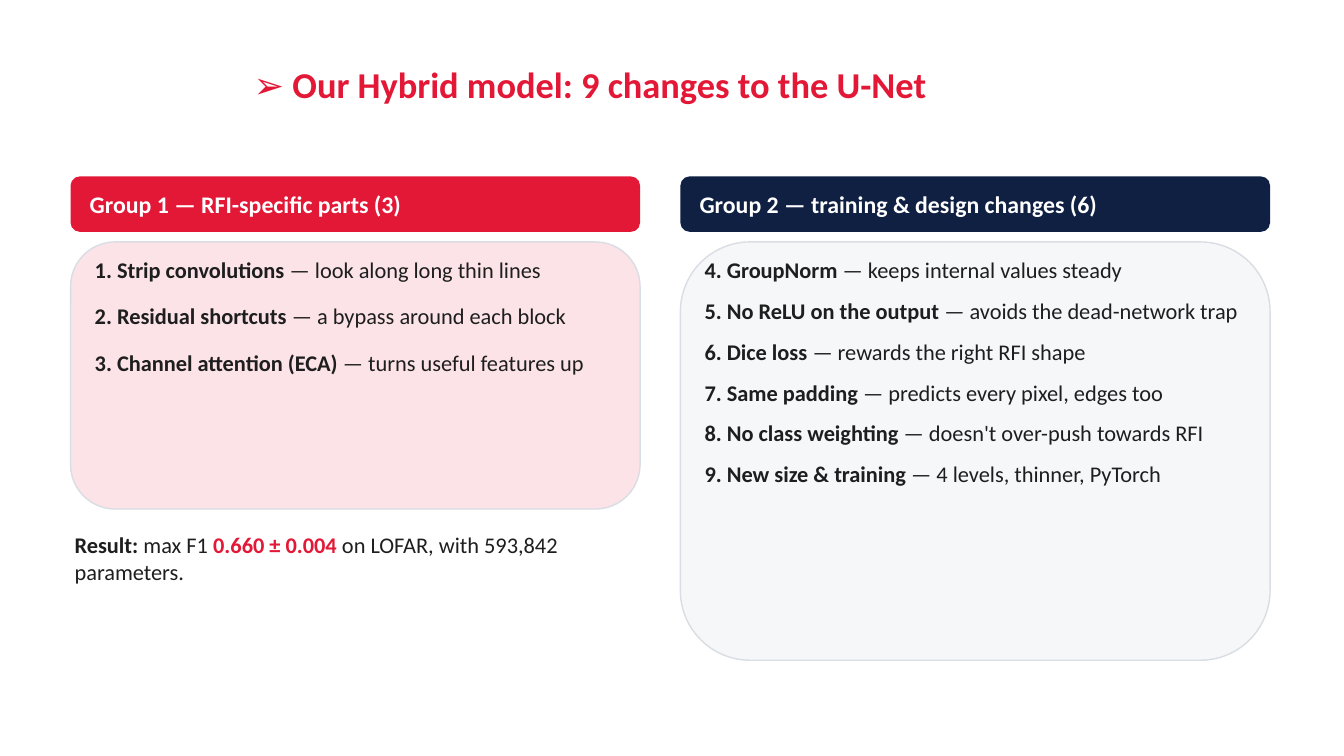
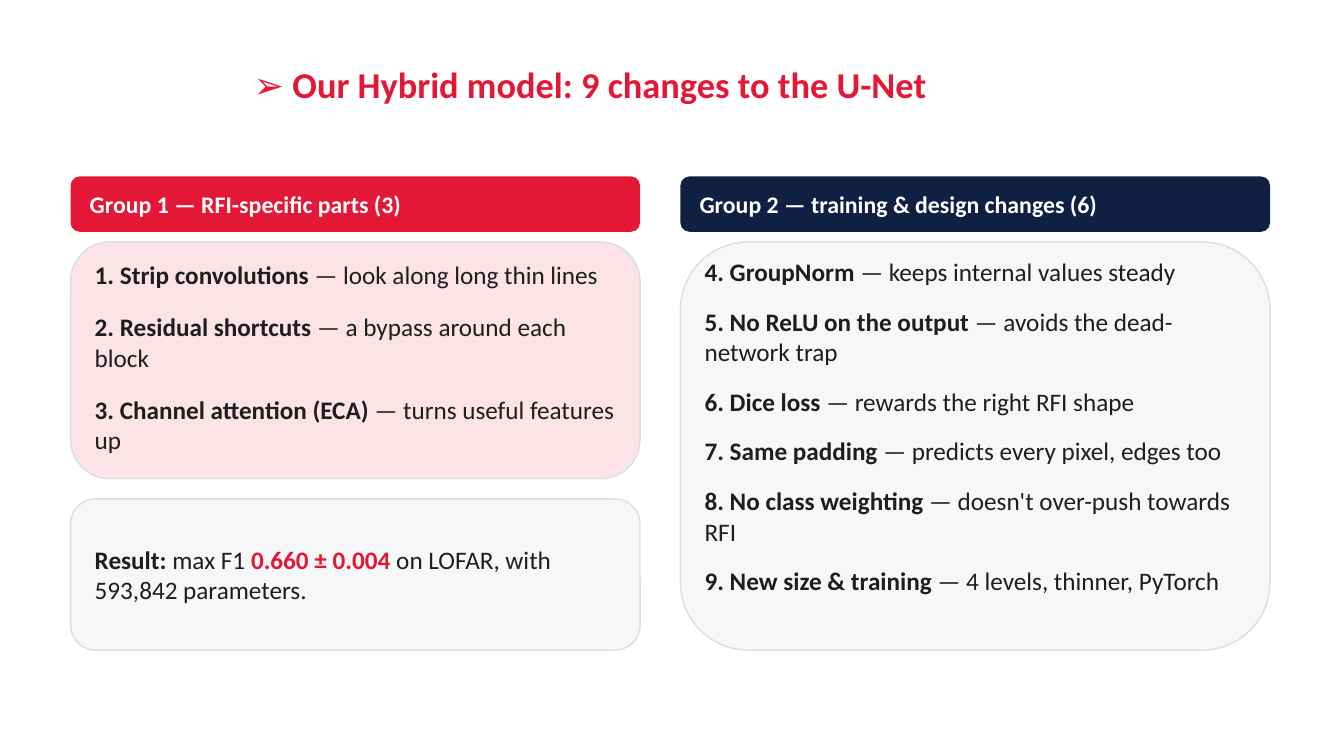
Before and after one commit to RonakSinghRaina/MP, a slide deck: slide 5 of Weekly_Report_Hybrid_DiL_Lab.pptx. Drawn at 1344x756 pixels with LibreOffice and Linux fonts; fonts in the diff are those of the drawing; background and template pictures are left out. Boxes give left, top, right and bottom in pixels: in the first picture for what was removed or moved away, otherwise in the second. Text is boxed around its words. In the diff, an @@ line names an element or a change of style, - is before the commit and + after.

```diff
--- a/Weekly_Report_Hybrid_DiL_Lab.pptx
+++ b/Weekly_Report_Hybrid_DiL_Lab.pptx
@@ rounded rectangle resized from (x1=71, y1=242, x2=640, y2=509) to (x1=71, y1=242, x2=640, y2=479) @@
@@ text "1. Strip convolutions — look ..." at (x1=95, y1=266, x2=614, y2=453): size 16 to 18 pt; more space between paragraphs @@
@@ rounded rectangle resized from (x1=681, y1=242, x2=1270, y2=660) to (x1=681, y1=242, x2=1270, y2=650) @@
@@ text "4. GroupNorm — keeps internal ..." at (x1=705, y1=263, x2=1230, y2=595): size 16 to 18 pt; more space between paragraphs @@
@@ rounded rectangle added at (x1=71, y1=499, x2=640, y2=650), fill #F6F7F9, outline #D9DDE4 1 pt @@
@@ text "Result: max F1 0.660 ± ..." moved from (x1=75, y1=537, x2=557, y2=584) to (x1=95, y1=551, x2=550, y2=603) @@
@@ text "Result: max F1 0.660 ± ..." at (x1=95, y1=551, x2=550, y2=603): size 16 to 18 pt; vertical alignment top to middle @@
```
Also in this commit, not shown: 2 other files.
